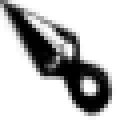
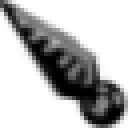
Layers edited between the first and the second 128x128 image:
painted on "Layer 1" over bbox(0, 0, 128, 128)
